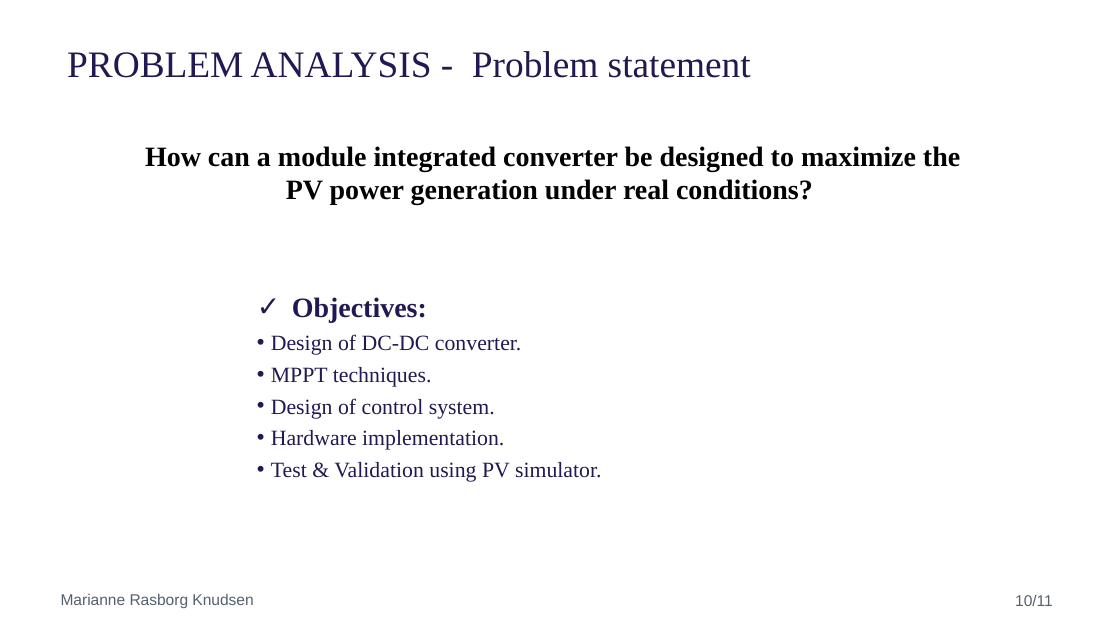
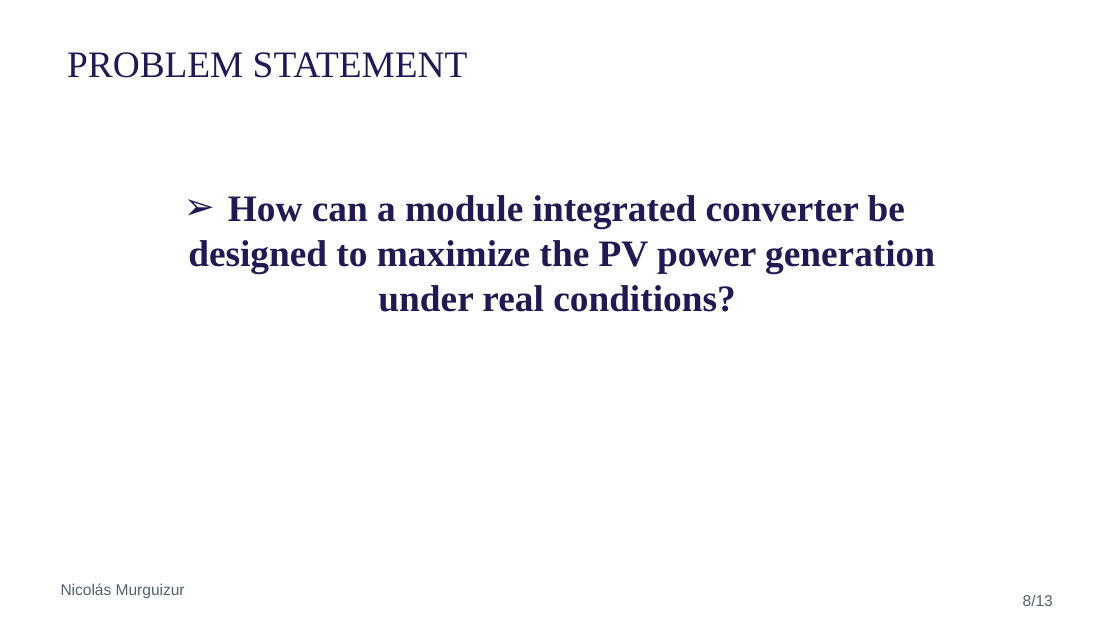
Before and after one commit to NicolaiFransen/Semester-Project-PED1, a slide deck: slide 8 of Reports/Presentation_P0_11_10.pptx (slide 16 before the commit). Drawn at 1120x630 pixels with LibreOffice and Linux fonts; fonts in the diff are those of the drawing; background and template pictures are left out. Boxes give left, top, right and bottom in pixels: in the first picture for what was removed or moved away, otherwise in the second. Text is boxed around its words. In the diff, an @@ line names an element or a change of style, - is before the commit and + after.

```diff
--- a/Reports/Presentation_P0_11_10.pptx
+++ b/Reports/Presentation_P0_11_10.pptx
@@ title at bbox=[67, 52, 468, 78]: text changed @@
-PROBLEM ANALYSIS - Problem statement
+PROBLEM STATEMENT
@@ text "How can a module integrated ...": place and size @@
-text "How can a module integrated ..." at bbox=[145, 146, 960, 482]
+text "How can a module integrated ..." at bbox=[188, 195, 935, 312]
@@ text "How can a module integrated ..." at bbox=[188, 195, 935, 312]: size 18 to 24 pt, text colour #000000 to #211A52; bullet none to ➢ @@
@@ text at bbox=[271, 297, 602, 482]: paragraphs removed @@
-✓ Objectives:
-    • Design of DC-DC converter.
-    • MPPT techniques.
-    • Design of control system.
-    • Hardware implementation.
-    • Test & Validation using PV simulator.
@@ text at bbox=[61, 583, 185, 598]: text changed @@
-Marianne Rasborg Knudsen
+Nicolás Murguizur
@@ text at bbox=[1023, 595, 1053, 606]: text changed @@
-10/11
+8/13
```
Also in this commit, not shown: 8 other slides changed, 3 slides added, 8 slides removed.
